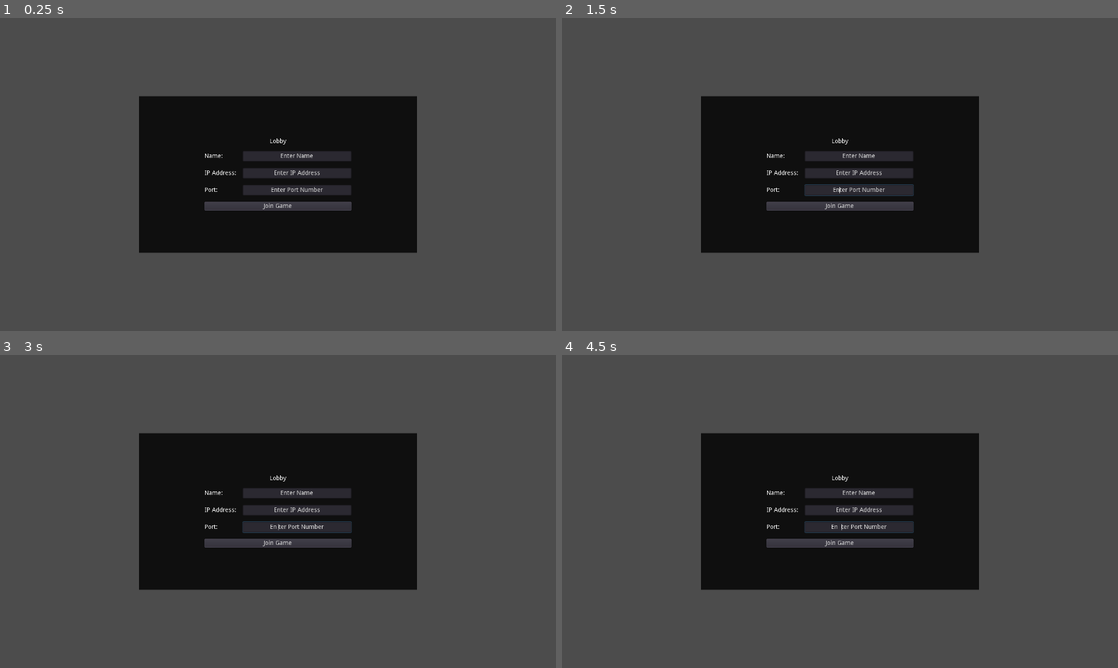
Above: before the commit, frames 1-4 (two rows, left to right).
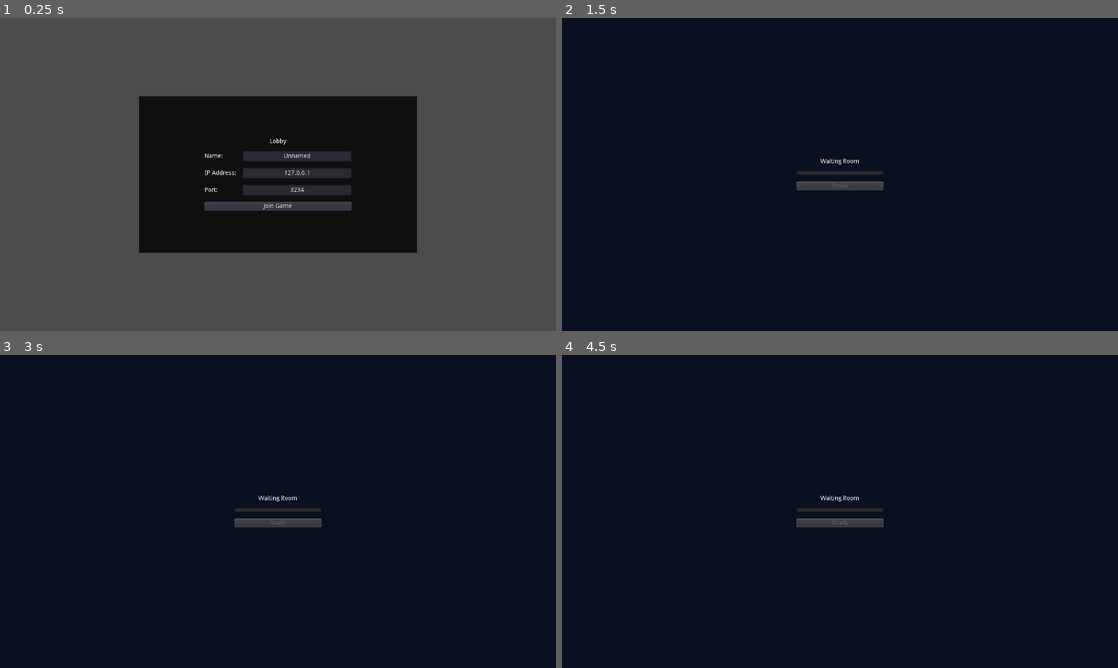
Above: after the commit, the same moments.

Repository: GTNT-Github/Astronaut-of-the-Month
Game: Godot game, scene res://lobby/Lobby.tscn
The game is run twice, just before and just after one commit, with the same random seed, the same clock (stepped at 60 frames per second) and the same inputs.
Inputs (mouse positions are in pixels of both pictures, inside the frame that each line leads up to):
- Up to frame 1 (0.25 s): no input
- Up to frame 2 (1.5 s): click "Join Game" at 0.5 s; click (840, 187) at 1.25 s, where only the run after the commit has a clickable "Ready"
- Up to frame 3 (3 s): tap Enter at 2 s; tap Space at 2.75 s
- Up to frame 4 (4.5 s): tap Enter at 3.5 s; tap Space at 4.25 s

The runs differ from the first frame. In frame 1, 0.2% of the frame differs, in the area x 48-59%, y 43-56%; in frame 2, 78%, in the area x 0-100%, y 0-100%; in frame 3, 78%; in frame 4, 78%.
Error before the commit: Invalid call. Nonexistent function 'exists' in base '_File'. (res://save/save.gd:13)

Commit message:
Client - Waiting Room

Diff:
--- a/Client/lobby/Lobby.tscn
+++ b/Client/lobby/Lobby.tscn
@@ -1,14 +1,12 @@
-[gd_scene load_steps=2 format=2]
+[gd_scene load_steps=3 format=2]
 
 [ext_resource path="res://lobby/lobby.gd" type="Script" id=1]
+[ext_resource path="res://lobby/WaitingRoom.tscn" type="PackedScene" id=2]
 
 [node name="Lobby" type="Control"]
 anchor_right = 1.0
 anchor_bottom = 1.0
 script = ExtResource( 1 )
-__meta__ = {
-"_edit_use_anchors_": false
-}
 
 [node name="ColorRect" type="ColorRect" parent="."]
 anchor_left = 0.5
@@ -97,5 +95,17 @@
 margin_bottom = 166.0
 text = "Join Game"
 
+[node name="WaitingRoom" parent="." instance=ExtResource( 2 )]
+
+[node name="VBoxContainer" parent="WaitingRoom/CenterContainer" index="0"]
+margin_top = 328.0
+margin_bottom = 392.0
+
+[node name="ItemList" parent="WaitingRoom/CenterContainer/VBoxContainer" index="1"]
+items = [ "Player 1", null, false, "Player 2", null, false, "Player 3", null, false, "Player 4", null, false ]
+
 [connection signal="text_changed" from="CenterContainer/VBoxContainer/GridContainer/NameTextBox" to="." method="_on_NameTextBox_text_changed"]
 [connection signal="pressed" from="CenterContainer/VBoxContainer/JoinBtn" to="." method="_on_JoinBtn_pressed"]
+[connection signal="pressed" from="WaitingRoom/CenterContainer/VBoxContainer/ReadyBtn" to="." method="_on_ReadyBtn_pressed"]
+
+[editable path="WaitingRoom"]
--- /dev/null
+++ b/Client/lobby/WaitingRoom.gd
@@ -0,0 +1,12 @@
+extends Popup
+
+onready var player_list = $CenterContainer/VBoxContainer/ItemList
+
+func _ready():
+	player_list.clear()
+
+func refresh_players(players):
+	player_list.clear()
+	for player_id in players:
+		var player = players[player_id]["Player_name"]
+		player_list.add_item(player, null, false)
--- /dev/null
+++ b/Client/lobby/WaitingRoom.tscn
@@ -0,0 +1,55 @@
+[gd_scene load_steps=2 format=2]
+
+[ext_resource path="res://lobby/WaitingRoom.gd" type="Script" id=1]
+
+[node name="WaitingRoom" type="Popup" groups=["WaitingRoom"]]
+anchor_right = 1.0
+anchor_bottom = 1.0
+script = ExtResource( 1 )
+__meta__ = {
+"_edit_use_anchors_": false
+}
+
+[node name="ColorRect" type="ColorRect" parent="."]
+anchor_right = 1.0
+anchor_bottom = 1.0
+color = Color( 0.0392157, 0.0666667, 0.129412, 1 )
+
+[node name="CenterContainer" type="CenterContainer" parent="."]
+anchor_right = 1.0
+anchor_bottom = 1.0
+__meta__ = {
+"_edit_use_anchors_": false
+}
+
+[node name="VBoxContainer" type="VBoxContainer" parent="CenterContainer"]
+margin_left = 540.0
+margin_top = 251.0
+margin_right = 740.0
+margin_bottom = 468.0
+custom_constants/separation = 15
+
+[node name="Label" type="Label" parent="CenterContainer/VBoxContainer"]
+margin_right = 200.0
+margin_bottom = 14.0
+text = "Waiting Room"
+align = 1
+valign = 1
+
+[node name="ItemList" type="ItemList" parent="CenterContainer/VBoxContainer"]
+margin_top = 29.0
+margin_right = 200.0
+margin_bottom = 182.0
+rect_min_size = Vector2( 200, 0 )
+custom_constants/vseparation = 10
+items = [ "Player 1", null, false, "Player 2", null, false, "Player 3", null, false, "Player 4", null, false ]
+auto_height = true
+same_column_width = true
+fixed_column_width = 200
+icon_mode = 0
+
+[node name="ReadyBtn" type="Button" parent="CenterContainer/VBoxContainer"]
+margin_top = 197.0
+margin_right = 200.0
+margin_bottom = 217.0
+text = "Ready"
--- a/Client/lobby/lobby.gd
+++ b/Client/lobby/lobby.gd
@@ -3,6 +3,8 @@
 onready var player_name = $CenterContainer/VBoxContainer/GridContainer/NameTextBox
 onready var selected_IP = $CenterContainer/VBoxContainer/GridContainer/IPTextBox
 onready var selected_port = $CenterContainer/VBoxContainer/GridContainer/PortTextBox
+onready var waiting_room = $WaitingRoom
+onready var ready_button = $WaitingRoom/CenterContainer/VBoxContainer/ReadyBtn
 
 func _ready():
 	player_name.text = Save.save_data["Player_name"]
@@ -13,7 +15,14 @@
 	Server.selected_IP = selected_IP.text
 	Server.selected_port = int(selected_port.text)
 	Server._connect_to_server()
+	show_waiting_room()
 
 func _on_NameTextBox_text_changed(new_text):
 	Save.save_data["Player_name"] = player_name.text
 	Save.save_game()
+
+func show_waiting_room():
+	waiting_room.popup_centered()
+
+func _on_ReadyBtn_pressed():
+	ready_button.disabled = true
--- a/Client/save/save.gd
+++ b/Client/save/save.gd
@@ -4,16 +4,16 @@
 
 var save_data = {}
 
-func _ready() -> void:
+func _ready():
 	save_data = get_data()
 
 func get_data():
 	var file = File.new()
 
-	if not file.exists(SAVEGAME):
-		save_data = {"Player_Name": "Unnamed"}
+	if not file.file_exists(SAVEGAME):
+		save_data = {"Player_name": "Unnamed"}
 		save_game()
-	file.open(SAVEGAME,File.READ)
+	file.open(SAVEGAME, File.READ)
 	var content = file.get_as_text()
 	var data = parse_json(content)
 	save_data = data
@@ -22,5 +22,5 @@
 
 func save_game():
 	var save_game = File.new()
-	save_game.open(SAVEGAME,File.WRITE)
+	save_game.open(SAVEGAME, File.WRITE)
 	save_game.store_line(to_json(save_data))
--- a/Client/server/server.gd
+++ b/Client/server/server.gd
@@ -45,4 +45,4 @@
 	players[local_player_id] = player_data
 
 sync func update_waiting_room():
-	pass
+	get_tree().call_group("WaitingRoom", "refresh_players", players)
